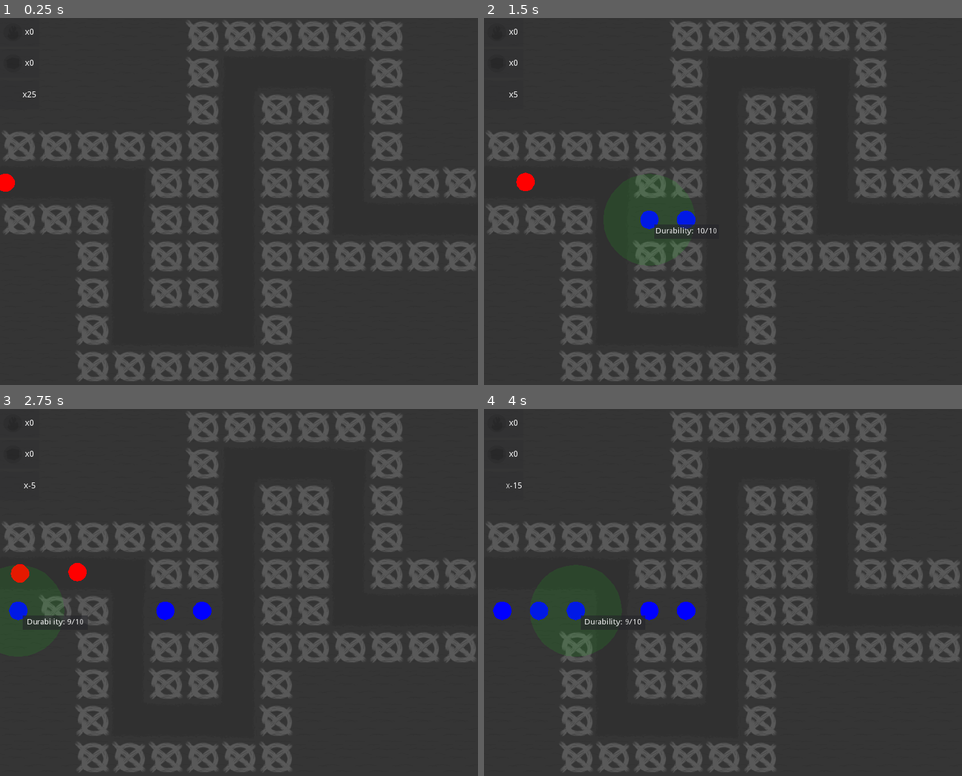
Above: before the commit, frames 1-4 (two rows, left to right).
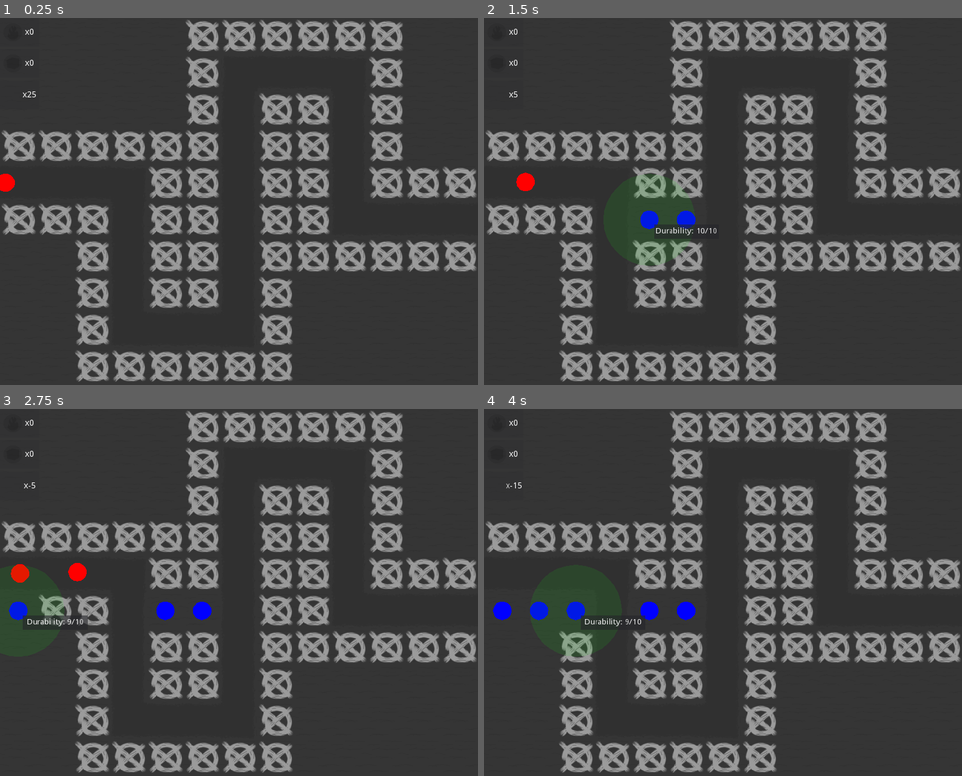
Above: after the commit, the same moments.

Repository: clprod/PAJJam
Game: Godot game, scene res://scenes/game.tscn
Two runs of this game, one before a commit and one after it. Both use one fixed random seed, a clock stepped at 60 frames per second and the inputs below.
Inputs (mouse positions are in pixels of both pictures, inside the frame that each line leads up to):
- Up to frame 1 (0.25 s): no input
- Up to frame 2 (1.5 s): move the mouse to (684, 219) at 0.52 s; click (684, 219) at 0.67 s; move the mouse to (651, 219) at 1.27 s; click (651, 219) at 1.42 s
- Up to frame 3 (2.75 s): move the mouse to (19, 610) at 2.02 s; click (19, 610) at 2.17 s
- Up to frame 4 (4 s): move the mouse to (541, 610) at 2.77 s; click (541, 610) at 2.92 s; move the mouse to (574, 610) at 3.52 s; click (574, 610) at 3.67 s

The runs differ from the first frame. In frame 1, 21% of the frame differs, in the area x 0-100%, y 0-100%; in frame 2, 20%; in frame 3, 20%; in frame 4, 19%.

Commit message:
tower place

Diff:
--- a/scenes/tower_place.tscn
+++ b/scenes/tower_place.tscn
@@ -12,7 +12,7 @@
 
 [node name="tower_place" type="Sprite" index="0"]
 
-self_modulate = Color( 1, 1, 1, 0.176784 )
+self_modulate = Color( 1, 1, 1, 0.502745 )
 texture = ExtResource( 1 )
 region_rect = Rect2( 0, 64, 32, 32 )
 script = ExtResource( 2 )
